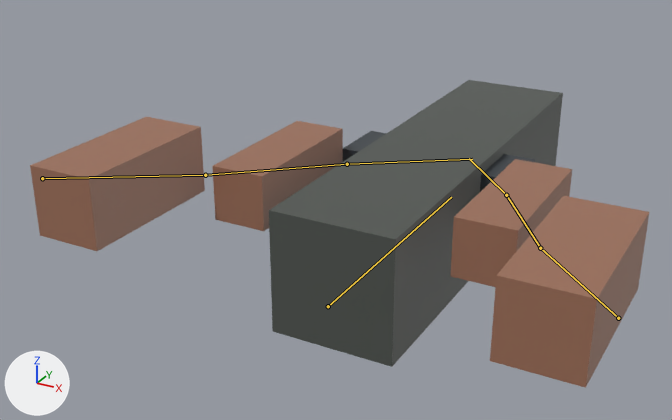
Two versions of the FBX model stw-o3de/Project/Assets/IndustrialYard/STW_INDUSTRIAL_YARD_01/FirstPerson/profiles/STW_LMG_04/STW_LMG_04_ads.fbx, one commit apart.
One viewpoint serves both versions: a 50 mm lens placed at (0.629, -1.118, 1.178), pointed at (-0.129, 0.259, 0.489). Arrows for +X, +Y and +Z are at lower left; the lights stay in place. The picture after the commit comes second. The bones that change, and the others that lie on the model, are drawn over the model as lines.

Names of what the first picture shows: 'STW_LMG_04_Body', 'STW_LMG_04_Fore_L', 'STW_LMG_04_Fore_R', 'STW_LMG_04_Hand_R', 'STW_LMG_04_Upper_L', 'STW_LMG_04_Upper_R' and 1 more.
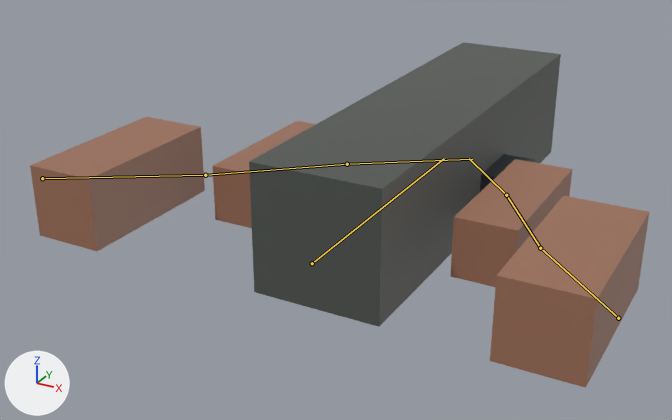
The newer file adds an action. The first version stands in its rest pose; the second is drawn at frame 18 of the action 'ads'.

What the commit changed:
Bone 'weapon' (bone_weapon) moves from (0.0, 0.0, 0.0) to (0.0, -0.049, 0.098).

What differs and where, as boxes [x1, y1, x2, y2] in the pictures (672 x 420 px):
'STW_LMG_04_Body', posed (6% wider): before [269, 80, 563, 367]; after [249, 42, 561, 327]
'STW_LMG_04_Fore_L', unchanged, covered by the edit: before [212, 121, 343, 231]; after [212, 121, 316, 228]
bone 'weapon', root to tip: before (328, 306) to (451, 197); after (312, 263) to (444, 158)
